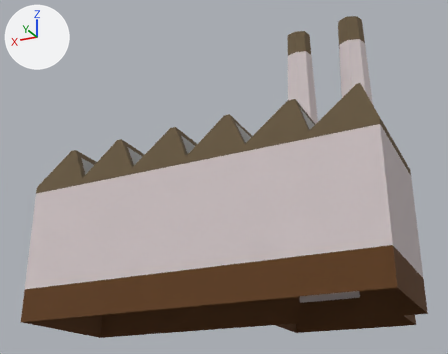
Before and after pictures for a commit that changed the glTF model Assets/GLB_Exports/CivilianFactory.glb.
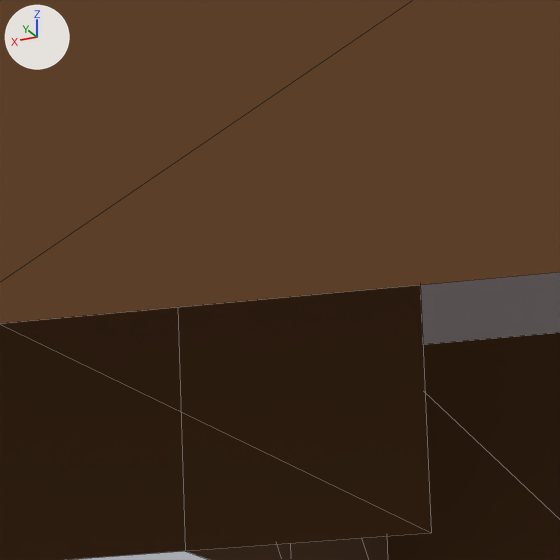
Each version appears first whole from a camera (50 mm lens) standing at (-1.581, 3.172, -0.746) and looking at (0.074, -0.139, 0.743), and next in a close-up on the part from 57% to 70% of the width and 75% to 92% of the height. Lighting does not change. The marker at upper left points along +X, +Y and +Z. The first two pictures are the older version. The close-ups show mesh edges as thin lines. Vertices at exactly the same position are counted once.

Objects in the first close-up: 'CivilianFactory'.
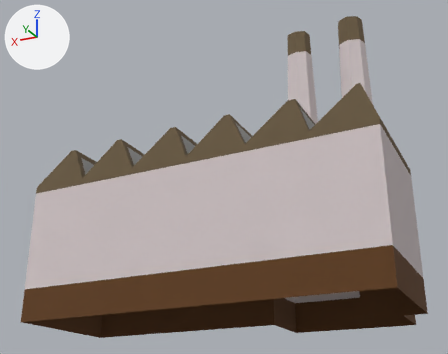
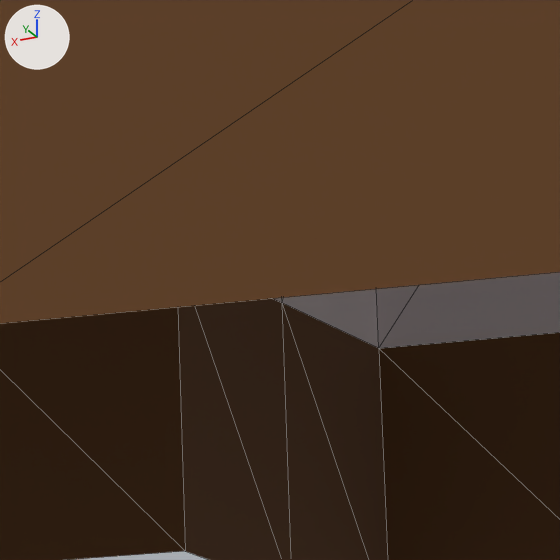
The change, as a diff of the scene's bpy script:
```diff
--- a/Assets/GLB_Exports/CivilianFactory.glb.py
+++ b/Assets/GLB_Exports/CivilianFactory.glb.py
@@ me_cube_001 @@
 # used by ob_civilianfactory; location = (0.0, 0.0, 0.0)
-me_cube_001.from_pydata(...)  # 268 vertices, 478 faces; spans x -1.06..1.09, y -0.69..0.45, z -0.19..1.88
+me_cube_001.from_pydata(...)  # 266 vertices, 481 faces; spans x -1.06..1.09, y -0.69..0.45, z -0.19..1.88
+# me_cube_001 part 1
+# 2 vertices are removed from x -0.34, y -0.3, z -0.19..0.0
+# 6 faces are deleted
+# 7 new faces join them, mat_material (light grey #d0c4c5)
+# 2 new faces join them, mat_foundation (brown #603e1f)
 me_cube_001.materials.append(mat_material)
```

Changed parts and their boxes (x1, y1, x2, y2) in the close-ups (560 x 560 px; the box of a moved part takes in the faces that stretch with it):
part 1 of me_cube_001, moved or reshaped
    before: (0, 285, 431, 560)
    after: (0, 307, 185, 560)
